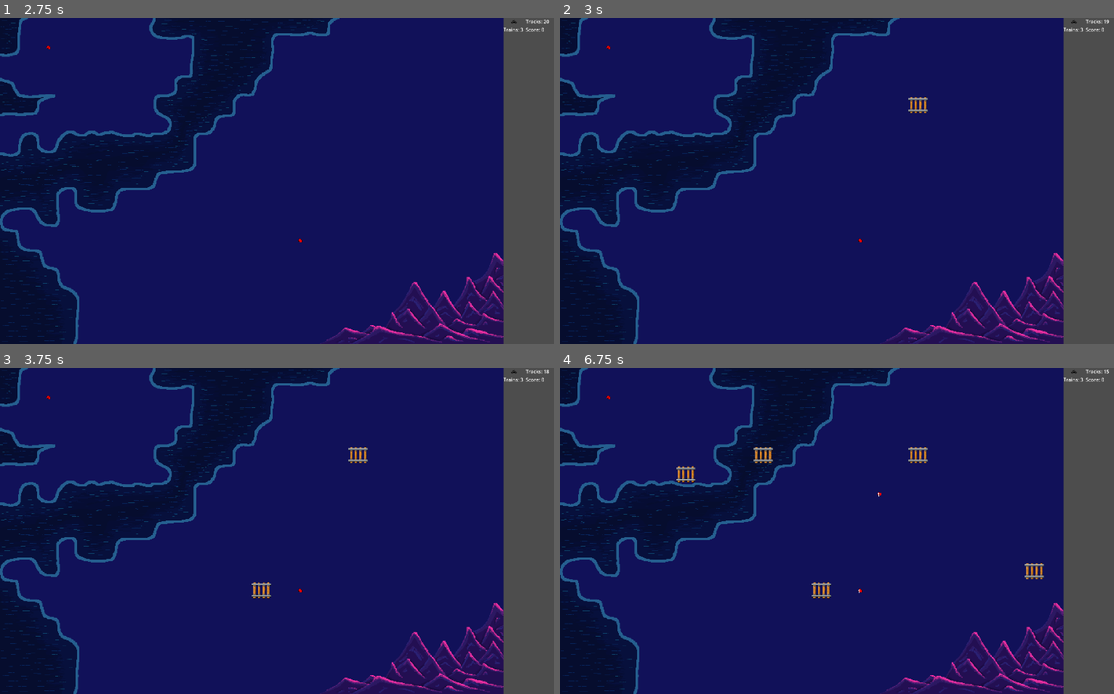
Above: before the commit, frames 1-4 (two rows, left to right).
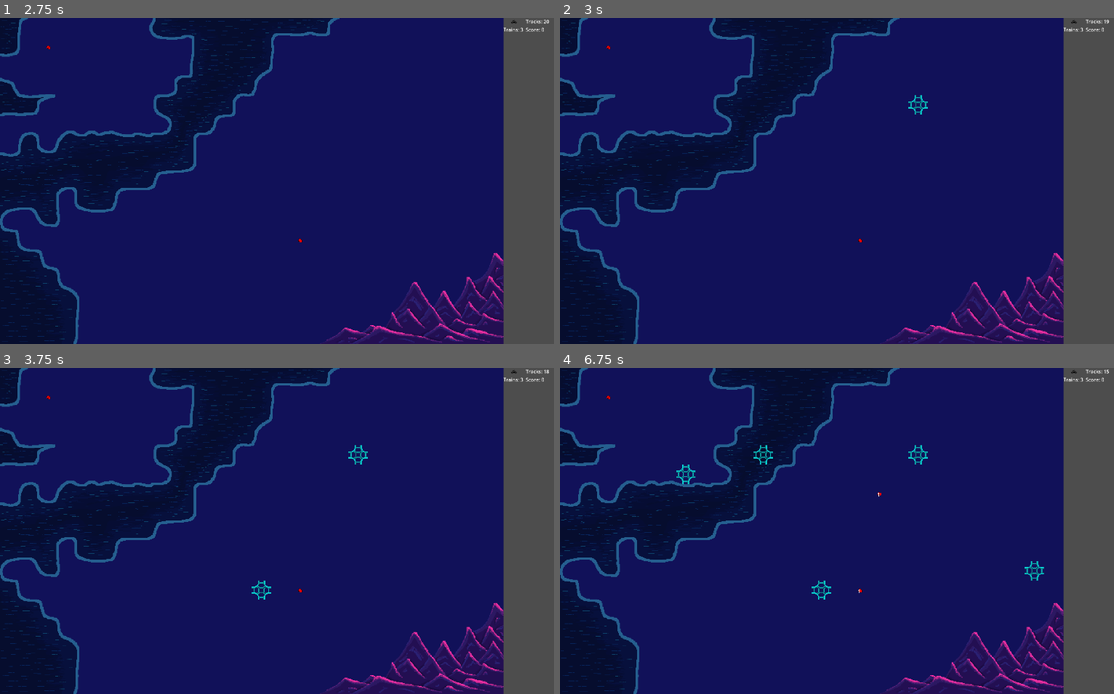
Above: after the commit, the same moments.

Repository: adrians127/euro-train
Game: Godot game, scene res://scenes/Mainmenu.tscn
Two runs of this game, one before a commit and one after it. Both use one fixed random seed, a clock stepped at 60 frames per second and the inputs below.
Inputs (mouse positions are in pixels of both pictures, inside the frame that each line leads up to):
- Up to frame 1 (2.75 s): click "Start game" at 0.5 s; tap Enter at 1.25 s; move the mouse to (49, 47) at 1.27 s; click (49, 47) at 1.42 s; tap Space at 2 s; move the mouse to (299, 239) at 2.02 s; click (299, 239) at 2.17 s
- Up to frame 2 (3 s): tap Enter at 2.75 s; move the mouse to (909, 109) at 2.77 s; click (909, 109) at 2.92 s
- Up to frame 3 (3.75 s): tap Space at 3.5 s; move the mouse to (260, 596) at 3.52 s; click (260, 596) at 3.67 s
- Up to frame 4 (6.75 s): tap Enter at 4.25 s; move the mouse to (1025, 579) at 4.27 s; click (1025, 579) at 4.42 s; tap Space at 5 s; move the mouse to (676, 482) at 5.02 s; click (676, 482) at 5.17 s; move the mouse to (881, 495) at 5.77 s; click (881, 495) at 5.92 s; move the mouse to (764, 449) at 6.52 s; click (764, 449) at 6.67 s

Frame 1 is identical in both runs. In frame 2, 0.1% of the frame differs, in the area x 62-67%, y 23-30%; in frame 3, 0.3%; in frame 4, 0.7%, in the area x 20-88%, y 23-72%.

Commit message:
new tile

Diff:
--- a/scenes/Main.tscn
+++ b/scenes/Main.tscn
@@ -1,9 +1,10 @@
-[gd_scene load_steps=12 format=3 uid="uid://co3l11lbmy5fb"]
+[gd_scene load_steps=14 format=3 uid="uid://co3l11lbmy5fb"]
 
 [ext_resource type="Script" uid="uid://cm4dx7dtmkdk6" path="res://scripts/Main.gd" id="1_elqb8"]
 [ext_resource type="Texture2D" uid="uid://bc5a3tytoyp1d" path="res://assets/Rail64x64_nobackground.png" id="2_nxtc6"]
 [ext_resource type="Script" uid="uid://brpqep5x5qglu" path="res://scripts/TileMapLayer.gd" id="3_0bbpv"]
 [ext_resource type="Texture2D" uid="uid://cprxj2eau15nb" path="res://assets/house1.png" id="4_c01mt"]
+[ext_resource type="Texture2D" uid="uid://cklt7sb7wl8kb" path="res://assets/Rail64x64.png" id="5_jlsqs"]
 [ext_resource type="Texture2D" uid="uid://bus73bsk8gsl4" path="res://assets/background-europe.png" id="6_jlsqs"]
 [ext_resource type="Texture2D" uid="uid://br74ottxli04j" path="res://assets/test32.png" id="6_nxtc6"]
 [ext_resource type="Texture2D" uid="uid://c42hnc1exwbh4" path="res://assets/railui.png" id="7_nxtc6"]
@@ -22,12 +23,18 @@
 texture_region_size = Vector2i(32, 32)
 0:0/0 = 0
 
+[sub_resource type="TileSetAtlasSource" id="TileSetAtlasSource_wp0k4"]
+texture = ExtResource("5_jlsqs")
+texture_region_size = Vector2i(64, 64)
+0:0/0 = 0
+
 [sub_resource type="TileSet" id="TileSet_rarhs"]
 tile_size = Vector2i(64, 64)
 physics_layer_0/collision_layer = 1
 sources/2 = SubResource("TileSetAtlasSource_q8u5g")
 sources/5 = SubResource("TileSetAtlasSource_lhr70")
 sources/1 = SubResource("TileSetAtlasSource_jlsqs")
+sources/9 = SubResource("TileSetAtlasSource_wp0k4")
 
 [node name="Node2D" type="Node2D"]
 script = ExtResource("1_elqb8")
--- a/scripts/TileMapLayer.gd
+++ b/scripts/TileMapLayer.gd
@@ -3,7 +3,7 @@
 
 const BACKGROUND_TILE_ID := -1
 const BACKGROUND_UNUSABLE_ID := -1
-const RAIL_TILE_ID := 1
+const RAIL_TILE_ID := 9
 const STATION_TILE_ID := 2
 
 const WATER_CELLS : Array[Vector2i] = [
Binary file added: assets/Rail.png
Not shown, changed: assets/Rail.png.import
Binary file changed: assets/Rail64x64.png
Not shown, changed: assets/Rail64x64.png.import
Binary file removed: assets/rail.png
Not shown, changed: export_presets.cfg
